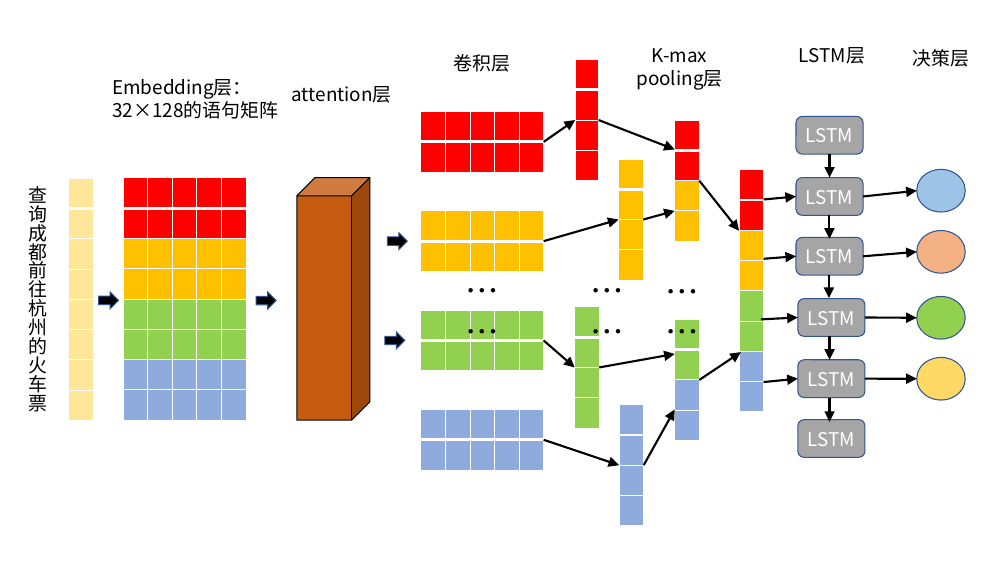
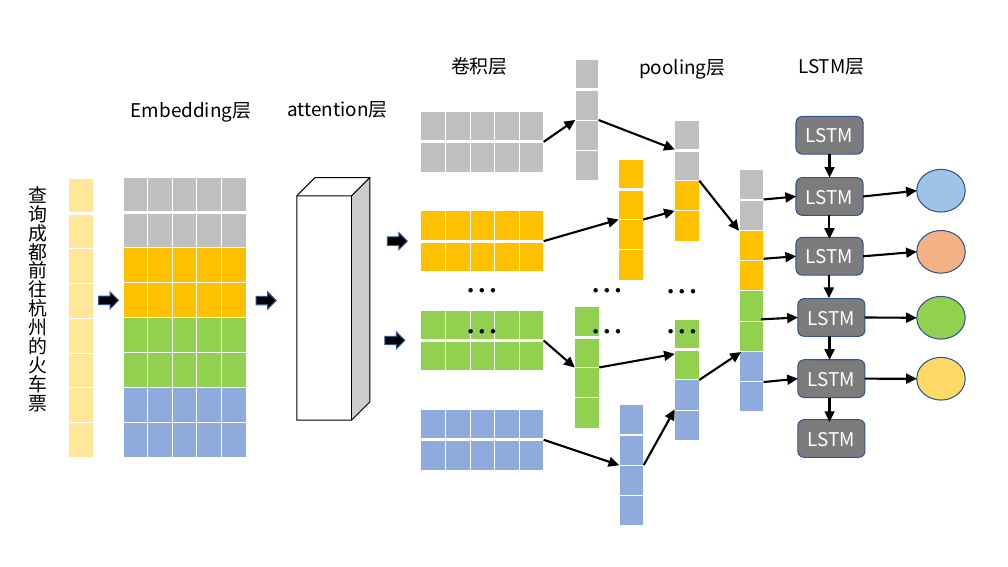
Before and after one commit to weixiao2333/zjuthesis-mphil, a slide deck: slide 4 of 论文图.pptx (slide 3 before the commit). Drawn at 1008x567 pixels with LibreOffice and Linux fonts; fonts in the diff are those of the drawing. Boxes give left, top, right and bottom in pixels: in the first picture for what was removed or moved away, otherwise in the second. Text is boxed around its words. In the diff, an @@ line names an element or a change of style, - is before the commit and + after.

```diff
--- a/论文图.pptx
+++ b/论文图.pptx
@@ text "pooling层": place and size @@
-text "pooling层" at <box>636,48,722,90</box>
+text "pooling层" at <box>639,59,725,79</box>
@@ text at <box>652,48,708,62</box>: paragraph removed @@
-K-max
@@ text "LSTM层": place and size @@
-text "LSTM层" at <box>799,47,865,64</box>
+text "LSTM层" at <box>798,58,864,75</box>
@@ text removed at <box>913,49,970,67</box> @@
-决策层
@@ table at <box>575,60,599,181</box> @@
@@ fill #FF0000 to #BFBFBF in 4 cells @@
@@ text at <box>131,102,252,122</box>: text changed @@
-Embedding层：32×128的语句矩阵
+Embedding层
@@ text "attention层": place and size @@
-text "attention层" at <box>292,86,392,103</box>
+text "attention层" at <box>287,101,387,118</box>
@@ table at <box>421,112,542,172</box> @@
@@ fill #FF0000 to #BFBFBF in 10 cells @@
@@ table at <box>675,120,699,241</box> @@
@@ fill #FF0000 to #BFBFBF in 2 cells @@
@@ table at <box>123,178,244,420</box> @@
@@ fill #FF0000 to #BFBFBF in 10 cells @@
@@ cube at <box>297,178,371,420</box>: fill #C55A11 to #FFFFFF @@
@@ table at <box>740,169,764,411</box> @@
@@ fill #FF0000 to #BFBFBF in 2 cells @@
@@ fill #A5A5A5 to #7C7C7C in 6 elements at <box>796,116,864,154</box>, <box>796,178,864,216</box>, <box>796,237,864,275</box>, <box>798,299,865,337</box>, <box>798,360,865,398</box>, <box>798,420,865,457</box> @@
```
Also in this commit, not shown: 2 other slides changed, 1 slide added, 6 other files.
